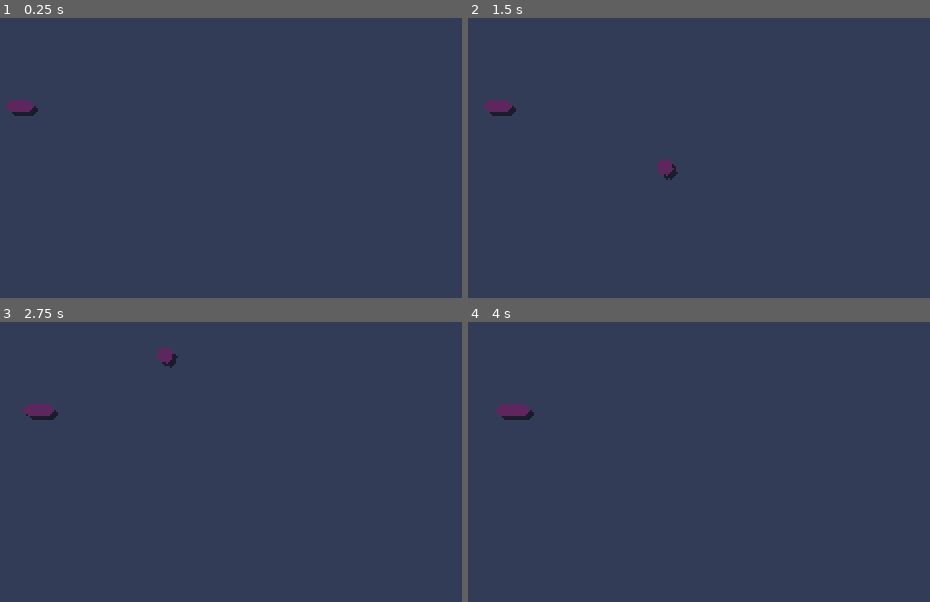
Above: before the commit, frames 1-4 (two rows, left to right).
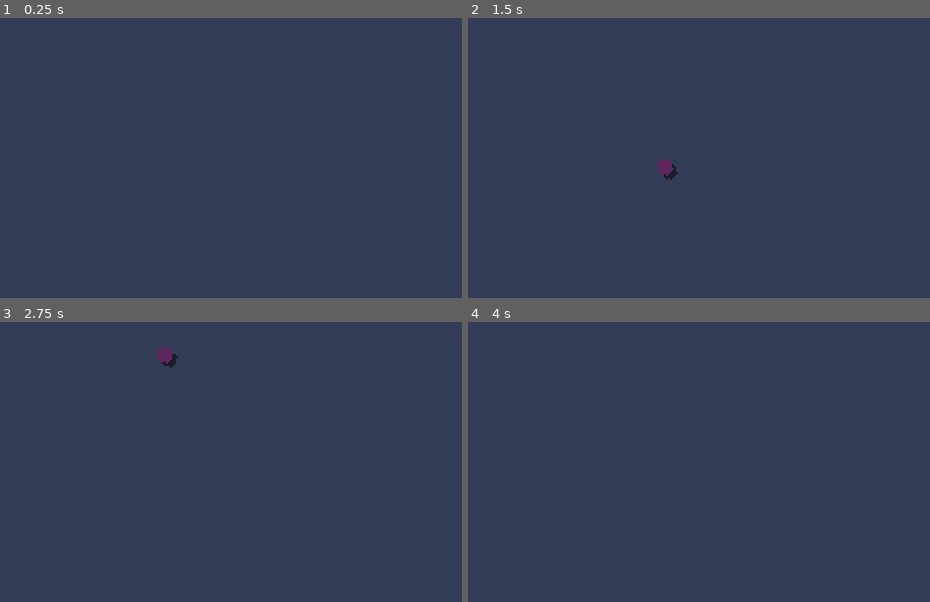
Above: after the commit, the same moments.

Repository: jamesbisraelson/7drl
Game: Godot game, scene res://scenes/game.tscn
The game is run twice, just before and just after one commit, with the same random seed, the same clock (stepped at 60 frames per second) and the same inputs.
Inputs:
- Up to frame 1 (0.25 s): no input
- Up to frame 2 (1.5 s): tap Enter at 0.5 s; hold D (game_right) 0.53-1.28 s; tap Space at 1.25 s; hold Down (ui_down) from 1.28 s (still down)
- Up to frame 3 (2.75 s): release Down (ui_down) at 2.03 s; hold D (game_right) from 2.03 s (still down)
- Up to frame 4 (4 s): release D (game_right) at 2.78 s; hold Up (ui_up) 2.78-3.53 s; tap Enter at 3.5 s; hold A (game_left) from 3.53 s (still down)

The runs differ from the first frame. In frame 1, 0.3% of the frame differs, in the area x 1-9%, y 29-35%; in frame 2, 0.3%; in frame 3, 0.3%; in frame 4, 0.4%, in the area x 6-15%, y 29-35%.

Commit message:
removed turret from startup

Diff:
--- a/scenes/game.tscn
+++ b/scenes/game.tscn
@@ -1,9 +1,8 @@
-[gd_scene load_steps=7 format=3 uid="uid://cn17nytxqhfr2"]
+[gd_scene load_steps=6 format=3 uid="uid://cn17nytxqhfr2"]
 
 [ext_resource type="Script" path="res://scripts/game.gd" id="1_g4kau"]
 [ext_resource type="PackedScene" uid="uid://uolv8dgam6ch" path="res://scenes/player.tscn" id="2_bas0r"]
 [ext_resource type="Texture2D" uid="uid://u6k5glspk5qk" path="res://assets/background.png" id="2_d5cin"]
-[ext_resource type="PackedScene" uid="uid://cclrqew5kwxsr" path="res://scenes/turret.tscn" id="4_k0odr"]
 
 [sub_resource type="TileSetAtlasSource" id="TileSetAtlasSource_4t2kr"]
 texture = ExtResource("2_d5cin")
@@ -33,7 +32,4 @@
 wait_time = 5.0
 autostart = true
 
-[node name="Turret" parent="." instance=ExtResource("4_k0odr")]
-position = Vector2(97, 84)
-
 [connection signal="timeout" from="EnemySpawnTimer" to="." method="_on_enemy_spawn_timer_timeout"]
